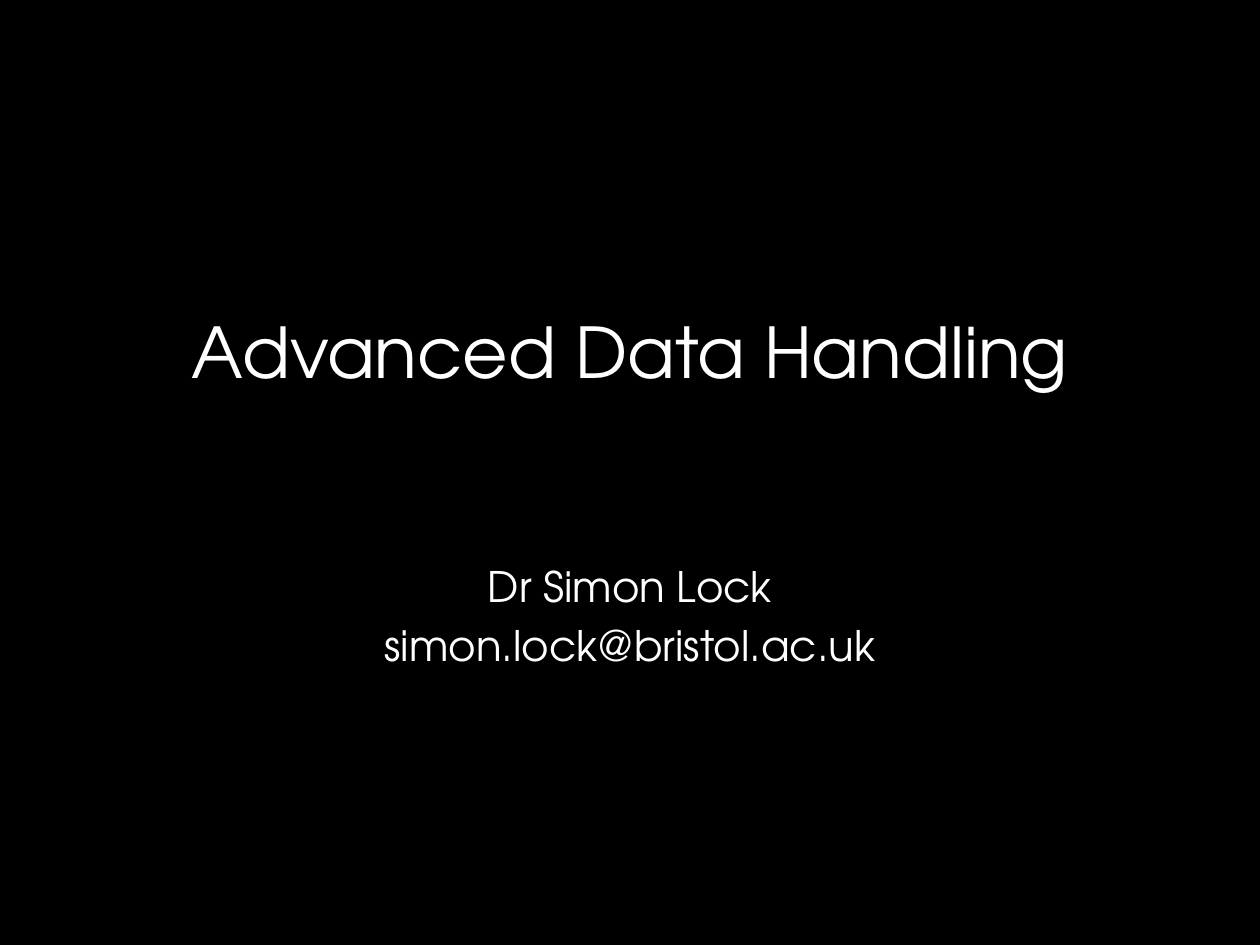
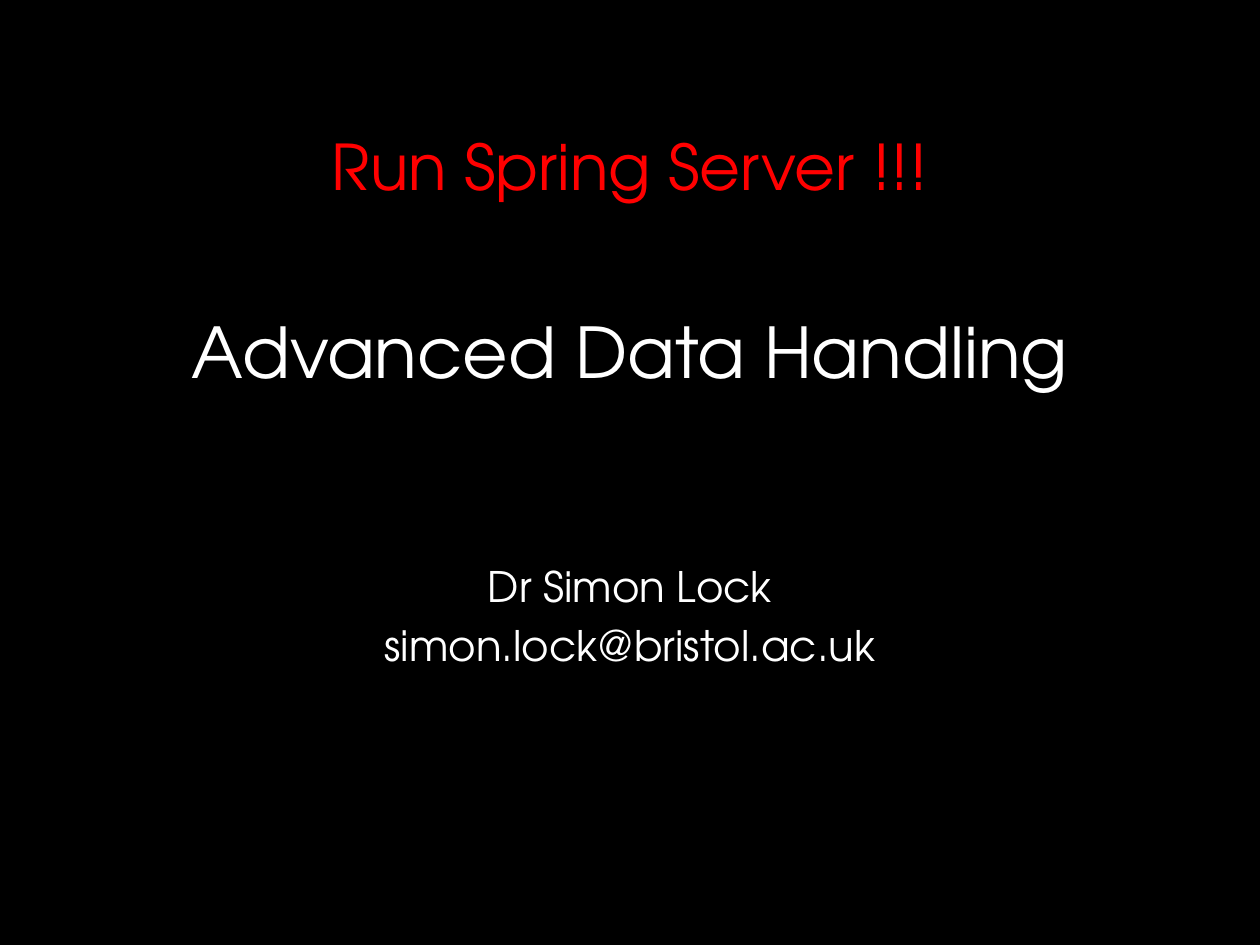
Before and after one commit to drslock/SPE2018, a slide deck: slide 1 of Lecture Slides/17 Advanced Data Handling.pptx. Drawn at 1260x945 pixels with LibreOffice and Linux fonts; fonts in the diff are those of the drawing. Boxes give left, top, right and bottom in pixels: in the first picture for what was removed or moved away, otherwise in the second. Text is boxed around its words. In the diff, an @@ line names an element or a change of style, - is before the commit and + after.

```diff
--- a/Lecture Slides/17 Advanced Data Handling.pptx
+++ b/Lecture Slides/17 Advanced Data Handling.pptx
@@ text added at (x1=332, y1=142, x2=854, y2=204), 36 pt, text #FF0000 @@
+Run Spring Server !!!
```
Also in this commit, not shown: 7 other slides changed.
